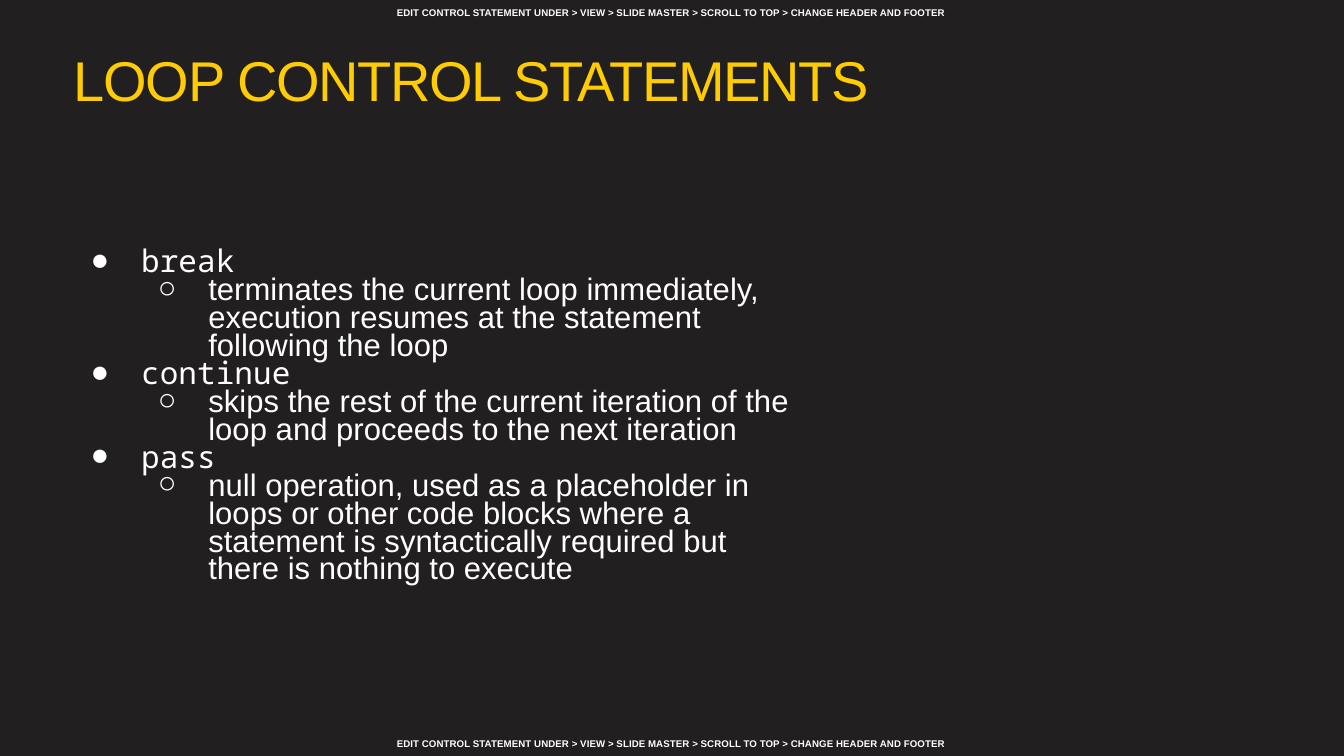
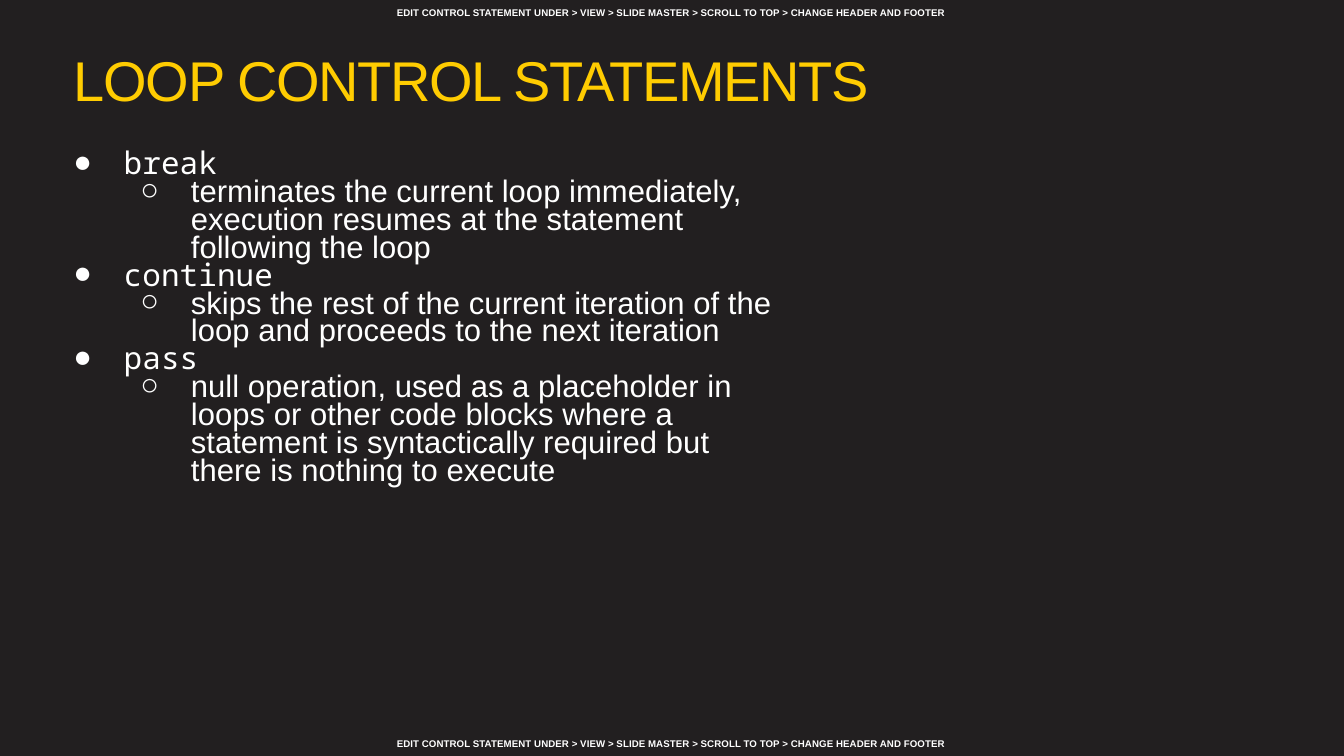
Before and after one commit to AFC-AI2C/summer-course, a slide deck: slide 14 of Python/Lesson 02 - Conditional Statements and Error Handling/Lesson 02 - Conditional Statements, Loops, and Error Handling.pptx. Drawn at 1344x756 pixels with LibreOffice and Linux fonts; fonts in the diff are those of the drawing; background and template pictures are left out. Boxes give left, top, right and bottom in pixels: in the first picture for what was removed or moved away, otherwise in the second. Text is boxed around its words. In the diff, an @@ line names an element or a change of style, - is before the commit and + after.

```diff
--- a/Python/Lesson 02 - Conditional Statements and Error Handling/Lesson 02 - Conditional Statements, Loops, and Error Handling.pptx
+++ b/Python/Lesson 02 - Conditional Statements and Error Handling/Lesson 02 - Conditional Statements, Loops, and Error Handling.pptx
@@ text "break": place and size @@
-text "break" at <box>141,248,788,586</box>
+text "break" at <box>124,150,771,488</box>
```
Also in this commit, not shown: 10 other slides changed.
